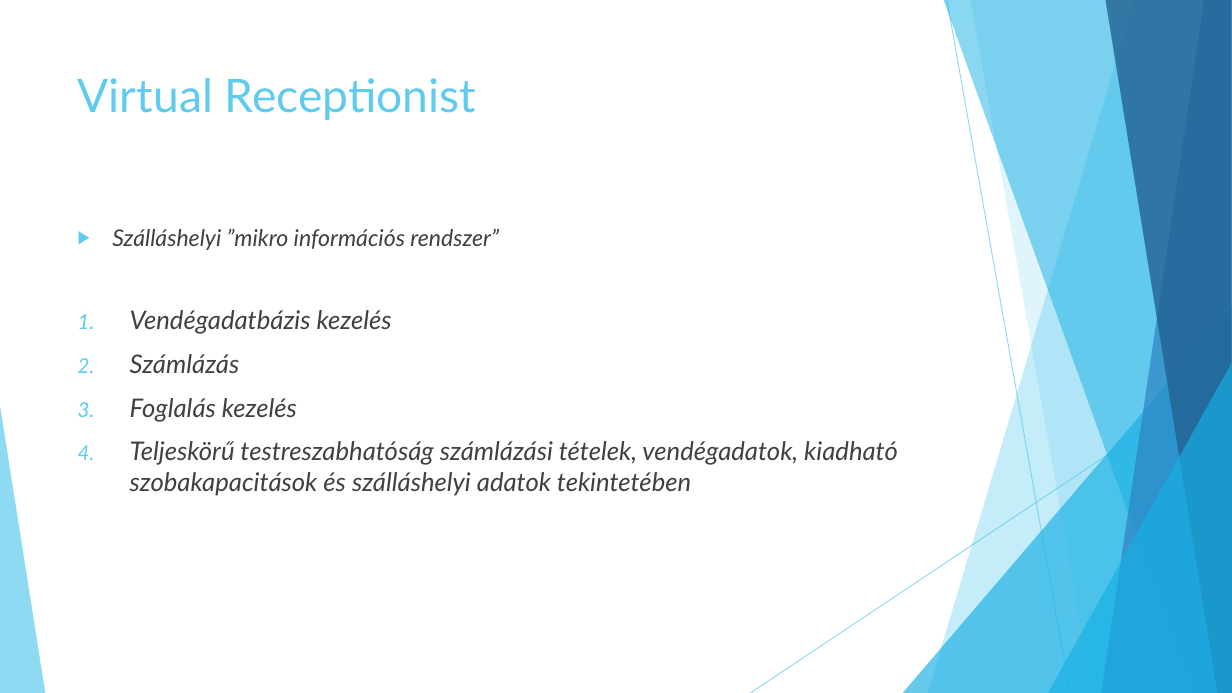
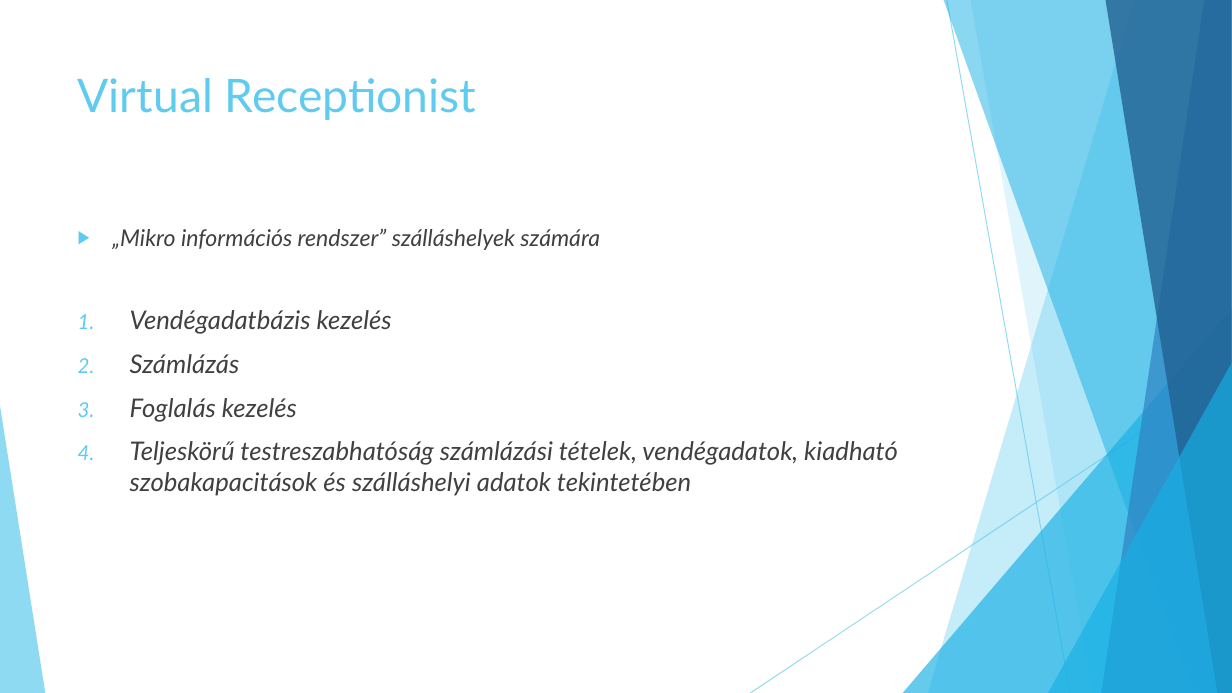
Before and after one commit to jbence1994/Virtual-Receptionist-projection, a slide deck: slide 2 of documentation/VR.pptx. Drawn at 1232x693 pixels with LibreOffice and Linux fonts; fonts in the diff are those of the drawing. Boxes give left, top, right and bottom in pixels: in the first picture for what was removed or moved away, otherwise in the second. Text is boxed around its words. In the diff, an @@ line names an element or a change of style, - is before the commit and + after.

```diff
--- a/documentation/VR.pptx
+++ b/documentation/VR.pptx
@@ text at [112,229,600,250]: text changed @@
-▶ Szálláshelyi ”mikro információs rendszer”
+▶ „Mikro információs rendszer” szálláshelyek számára
```
Also in this commit, not shown: 1 other slide changed, 2 slides added, 2 slides removed.
